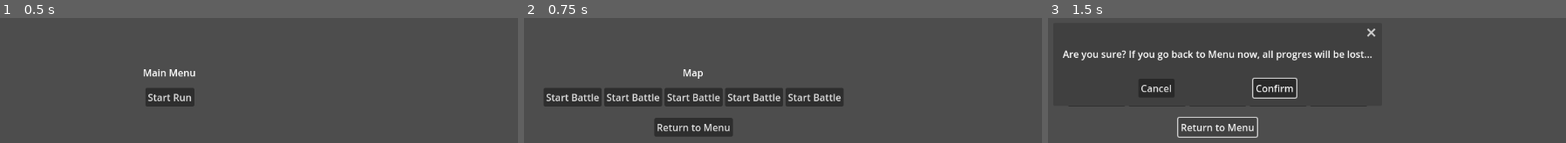
Above: before the commit, frames 1-3 (left to right).
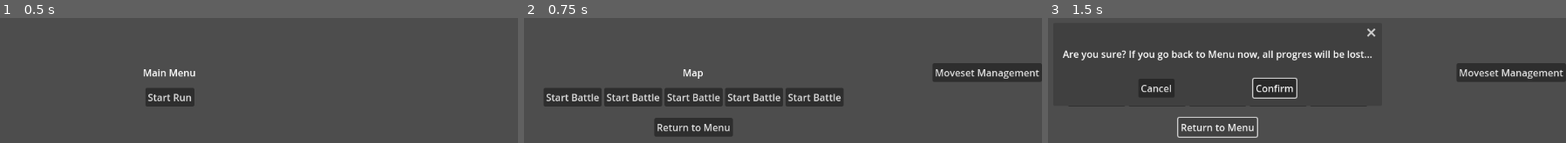
Above: after the commit, the same moments.

Repository: krickovix/turn-based-rpg
Game: Godot game, scene res://main_menu/main_menu.tscn
The game is run twice, just before and just after one commit, with the same random seed, the same clock (stepped at 60 frames per second) and the same inputs.
Inputs:
- Up to frame 1 (0.5 s): no input
- Up to frame 2 (0.75 s): click "Start Run" at 0.5 s
- Up to frame 3 (1.5 s): click "Return to Menu" at 1.25 s

Frame 1 is identical in both runs. In frame 2, 2.8% of the frame differs, in the area x 78-100%, y 36-51%; in frame 3, 2.8%.
Error in both runs: Invalid type in function 'parse_run_config' in base 'Node (dict_parser.gd)'. Cannot convert argument 1 from Nil to Dictionary. (res://autoloads/api_client.gd:1…

Commit message:
Add moveset manager

Diff:
--- a/client/nordeus-turn-rpg/map/map.gd
+++ b/client/nordeus-turn-rpg/map/map.gd
@@ -2,6 +2,7 @@
 
 const BATTLE_PATH = "res://battle/battle.tscn"
 const MENU_PATH = "res://main_menu/main_menu.tscn"
+const MOVESET_MANAGER_PATH = "res://battle/moveset_manager.tscn"
 
 @onready var start_battle_buttons : Array[Button] = [
 	$StartButtons/Button0,
@@ -49,3 +50,7 @@
 
 func _on_confirmation_dialog_confirmed() -> void:
 	get_tree().change_scene_to_file(MENU_PATH)
+
+
+func _on_move_management_button_pressed() -> void:
+	get_tree().change_scene_to_file(MOVESET_MANAGER_PATH)
--- a/client/nordeus-turn-rpg/map/map.tscn
+++ b/client/nordeus-turn-rpg/map/map.tscn
@@ -103,6 +103,20 @@
 dialog_text = "Are you sure? If you go back to Menu now, all progres will be lost..."
 dialog_autowrap = true
 
+[node name="MoveManagementButton" type="Button" parent="."]
+layout_mode = 1
+anchors_preset = 6
+anchor_left = 1.0
+anchor_top = 0.5
+anchor_right = 1.0
+anchor_bottom = 0.5
+offset_left = -181.0
+offset_top = -15.5
+offset_bottom = 15.5
+grow_horizontal = 0
+grow_vertical = 2
+text = "Moveset Management"
+
 [connection signal="pressed" from="StartButtons/Button0" to="." method="_on_button_pressed"]
 [connection signal="pressed" from="StartButtons/Button1" to="." method="_on_button_pressed"]
 [connection signal="pressed" from="StartButtons/Button2" to="." method="_on_button_pressed"]
@@ -110,3 +124,4 @@
 [connection signal="pressed" from="StartButtons/Button4" to="." method="_on_button_pressed"]
 [connection signal="pressed" from="BackButton" to="." method="_on_back_button_pressed"]
 [connection signal="confirmed" from="ConfirmBackDialog" to="." method="_on_confirmation_dialog_confirmed"]
+[connection signal="pressed" from="MoveManagementButton" to="." method="_on_move_management_button_pressed"]
--- /dev/null
+++ b/client/nordeus-turn-rpg/moveset_manager/move_card/move_card.gd
@@ -0,0 +1,28 @@
+class_name MoveCard extends Button
+
+const MOVE_CARD = preload("uid://yuvr8u8fwvs5")
+
+var move: Move
+static var selected_slot: MoveSlot
+
+func set_move(m: Move) -> void:
+	move = m
+	text = move.name
+	tooltip_text = move.description
+
+func _on_pressed() -> void:
+	if get_parent() is MoveSlot:
+		selected_slot = get_parent()
+		modulate = Color(0.875, 0.851, 0.4, 1.0)
+		return
+
+	if not selected_slot:
+		print("You have to select a move slot first")
+		return
+
+	selected_slot.set_move(move)
+	var moveset_manager = get_parent()
+	while not moveset_manager is MovesetManager:
+		moveset_manager = moveset_manager.get_parent()
+	if moveset_manager: moveset_manager.refresh_pool()
+	selected_slot = null
--- /dev/null
+++ b/client/nordeus-turn-rpg/moveset_manager/move_card/move_card.tscn
@@ -0,0 +1,13 @@
+[gd_scene load_steps=2 format=3 uid="uid://yuvr8u8fwvs5"]
+
+[ext_resource type="Script" uid="uid://bs34fi11c6f32" path="res://moveset_manager/move_card/move_card.gd" id="1_4ge3h"]
+
+[node name="MoveCard" type="Button"]
+custom_minimum_size = Vector2(100, 100)
+offset_right = 8.0
+offset_bottom = 8.0
+tooltip_text = "Move Description"
+text = "Move Icon"
+script = ExtResource("1_4ge3h")
+
+[connection signal="pressed" from="." to="." method="_on_pressed"]
--- /dev/null
+++ b/client/nordeus-turn-rpg/moveset_manager/move_slot/move_slot.gd
@@ -0,0 +1,23 @@
+class_name MoveSlot
+extends CenterContainer
+
+const MOVE_CARD = preload("uid://yuvr8u8fwvs5")
+
+var slot_index: int = -1
+
+
+func set_move(move: Move) -> void:
+	if move == null: return
+
+	_remove_card()
+
+	var card: MoveCard = MOVE_CARD.instantiate()
+	card.set_move(move)
+	add_child(card)
+
+	RunState.hero.swap_equipped(slot_index, move.id)
+
+func _remove_card():
+	for child in get_children():
+		if child is MoveCard:
+			child.queue_free()
--- /dev/null
+++ b/client/nordeus-turn-rpg/moveset_manager/move_slot/move_slot.tscn
@@ -0,0 +1,37 @@
+[gd_scene load_steps=5 format=3 uid="uid://dlelbkm8bqmh"]
+
+[ext_resource type="Script" uid="uid://c3cqmfqwhthb6" path="res://moveset_manager/move_slot/move_slot.gd" id="1_me0d4"]
+[ext_resource type="PackedScene" uid="uid://yuvr8u8fwvs5" path="res://moveset_manager/move_card/move_card.tscn" id="2_u1tir"]
+
+[sub_resource type="Gradient" id="Gradient_frwvm"]
+colors = PackedColorArray(0, 0, 0, 0.54901963, 1, 1, 1, 0.54901963)
+
+[sub_resource type="GradientTexture2D" id="GradientTexture2D_me0d4"]
+gradient = SubResource("Gradient_frwvm")
+width = 100
+height = 100
+fill_from = Vector2(0, 1)
+fill_to = Vector2(0, 0)
+
+[node name="MoveSlot" type="CenterContainer"]
+custom_minimum_size = Vector2(100, 100)
+anchors_preset = 15
+anchor_right = 1.0
+anchor_bottom = 1.0
+offset_right = -1052.0
+offset_bottom = -548.0
+grow_horizontal = 2
+grow_vertical = 2
+script = ExtResource("1_me0d4")
+
+[node name="TextureRect" type="TextureRect" parent="."]
+z_index = -1
+layout_mode = 2
+texture = SubResource("GradientTexture2D_me0d4")
+
+[node name="MoveCard" parent="." instance=ExtResource("2_u1tir")]
+layout_mode = 2
+mouse_filter = 1
+
+[connection signal="gui_input" from="." to="." method="_on_gui_input"]
+[connection signal="pressed" from="MoveCard" to="." method="_on_move_card_pressed"]
--- /dev/null
+++ b/client/nordeus-turn-rpg/moveset_manager/moveset_manager.gd
@@ -0,0 +1,46 @@
+class_name MovesetManager
+extends Control
+
+const MAP_PATH = "res://map/map.tscn"
+
+const MOVE_CARD = preload("uid://yuvr8u8fwvs5")
+
+const HIGHLIGHT_COLOR = Color(1, 1, 0)
+
+@onready var available_slots_container: GridContainer = $VBoxContainer/AvailableSlotsContainer
+@onready var equipped_slots: Array[MoveSlot] = [
+	$VBoxContainer/EquippedSlotsContainer/MoveSlot,
+	$VBoxContainer/EquippedSlotsContainer/MoveSlot2,
+	$VBoxContainer/EquippedSlotsContainer/MoveSlot3,
+	$VBoxContainer/EquippedSlotsContainer/MoveSlot4
+	]
+
+var selected_equipped_index: int = -1
+
+func _ready() -> void:
+	print("HERE")
+	for i in range(equipped_slots.size()):
+		equipped_slots[i].slot_index = i
+	_populate_equipped_slots()
+	refresh_pool()
+
+func _populate_equipped_slots():
+	var move_ids = RunState.hero.equipped_move_ids
+	for i in range(move_ids.size()):
+		var move = RunState.get_move_from_id(move_ids[i])
+		equipped_slots[i].set_move(move)
+
+func refresh_pool():
+	for child in available_slots_container.get_children():
+		if child is MoveCard:
+			child.queue_free()
+
+	for move_id in RunState.hero.move_ids:
+		var move = RunState.get_move_from_id(move_id)
+		var card = MOVE_CARD.instantiate()
+		card.set_move(move)
+		card.disabled = move_id in RunState.hero.equipped_move_ids
+		available_slots_container.add_child(card)
+
+func _on_back_button_pressed() -> void:
+	get_tree().change_scene_to_file(MAP_PATH)
--- /dev/null
+++ b/client/nordeus-turn-rpg/moveset_manager/moveset_manager.tscn
@@ -0,0 +1,79 @@
+[gd_scene load_steps=4 format=3 uid="uid://bd75djkar54qb"]
+
+[ext_resource type="Script" uid="uid://cpa3lmai6kj73" path="res://moveset_manager/moveset_manager.gd" id="1_7os1y"]
+[ext_resource type="PackedScene" uid="uid://dlelbkm8bqmh" path="res://moveset_manager/move_slot/move_slot.tscn" id="2_teuqa"]
+
+[sub_resource type="StyleBoxEmpty" id="StyleBoxEmpty_g567r"]
+
+[node name="MovesetManager" type="Control"]
+layout_mode = 3
+anchors_preset = 15
+anchor_right = 1.0
+anchor_bottom = 1.0
+grow_horizontal = 2
+grow_vertical = 2
+script = ExtResource("1_7os1y")
+
+[node name="MarginContainer" type="MarginContainer" parent="."]
+layout_mode = 0
+offset_right = 40.0
+offset_bottom = 40.0
+theme_override_constants/margin_left = 50
+theme_override_constants/margin_top = 50
+
+[node name="BackButton" type="Button" parent="MarginContainer"]
+layout_mode = 2
+theme_override_font_sizes/font_size = 28
+text = "<-"
+
+[node name="VBoxContainer" type="VBoxContainer" parent="."]
+layout_mode = 1
+anchors_preset = 8
+anchor_left = 0.5
+anchor_top = 0.5
+anchor_right = 0.5
+anchor_bottom = 0.5
+offset_left = -46.0
+offset_top = -20.0
+offset_right = 46.0
+offset_bottom = 20.0
+grow_horizontal = 2
+grow_vertical = 2
+theme_override_constants/separation = 15
+
+[node name="AvailableMovesLabel" type="Label" parent="VBoxContainer"]
+layout_mode = 2
+text = "Available moves"
+horizontal_alignment = 1
+
+[node name="AvailableSlotsContainer" type="GridContainer" parent="VBoxContainer"]
+layout_mode = 2
+columns = 5
+
+[node name="HSeparator" type="HSeparator" parent="VBoxContainer"]
+layout_mode = 2
+theme_override_constants/separation = 30
+theme_override_styles/separator = SubResource("StyleBoxEmpty_g567r")
+
+[node name="EquippedMovesLabel" type="Label" parent="VBoxContainer"]
+layout_mode = 2
+text = "Equipped moves"
+horizontal_alignment = 1
+
+[node name="EquippedSlotsContainer" type="HBoxContainer" parent="VBoxContainer"]
+layout_mode = 2
+size_flags_horizontal = 4
+
+[node name="MoveSlot" parent="VBoxContainer/EquippedSlotsContainer" instance=ExtResource("2_teuqa")]
+layout_mode = 2
+
+[node name="MoveSlot2" parent="VBoxContainer/EquippedSlotsContainer" instance=ExtResource("2_teuqa")]
+layout_mode = 2
+
+[node name="MoveSlot3" parent="VBoxContainer/EquippedSlotsContainer" instance=ExtResource("2_teuqa")]
+layout_mode = 2
+
+[node name="MoveSlot4" parent="VBoxContainer/EquippedSlotsContainer" instance=ExtResource("2_teuqa")]
+layout_mode = 2
+
+[connection signal="pressed" from="MarginContainer/BackButton" to="." method="_on_back_button_pressed"]
Not shown, added: client/nordeus-turn-rpg/moveset_manager/move_card/move_card.gd.uid
Not shown, added: client/nordeus-turn-rpg/moveset_manager/move_slot/move_slot.gd.uid
Not shown, added: client/nordeus-turn-rpg/moveset_manager/moveset_manager.gd.uid
